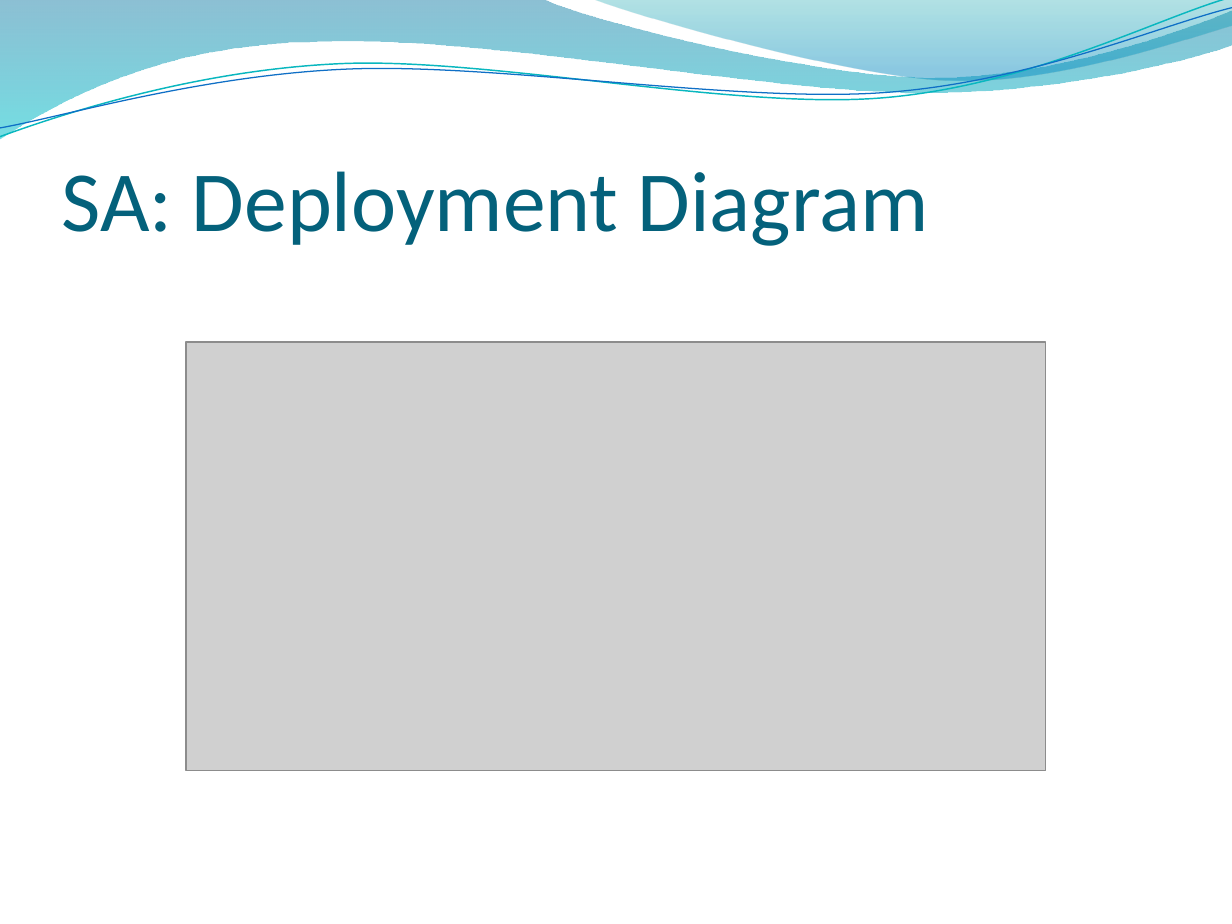
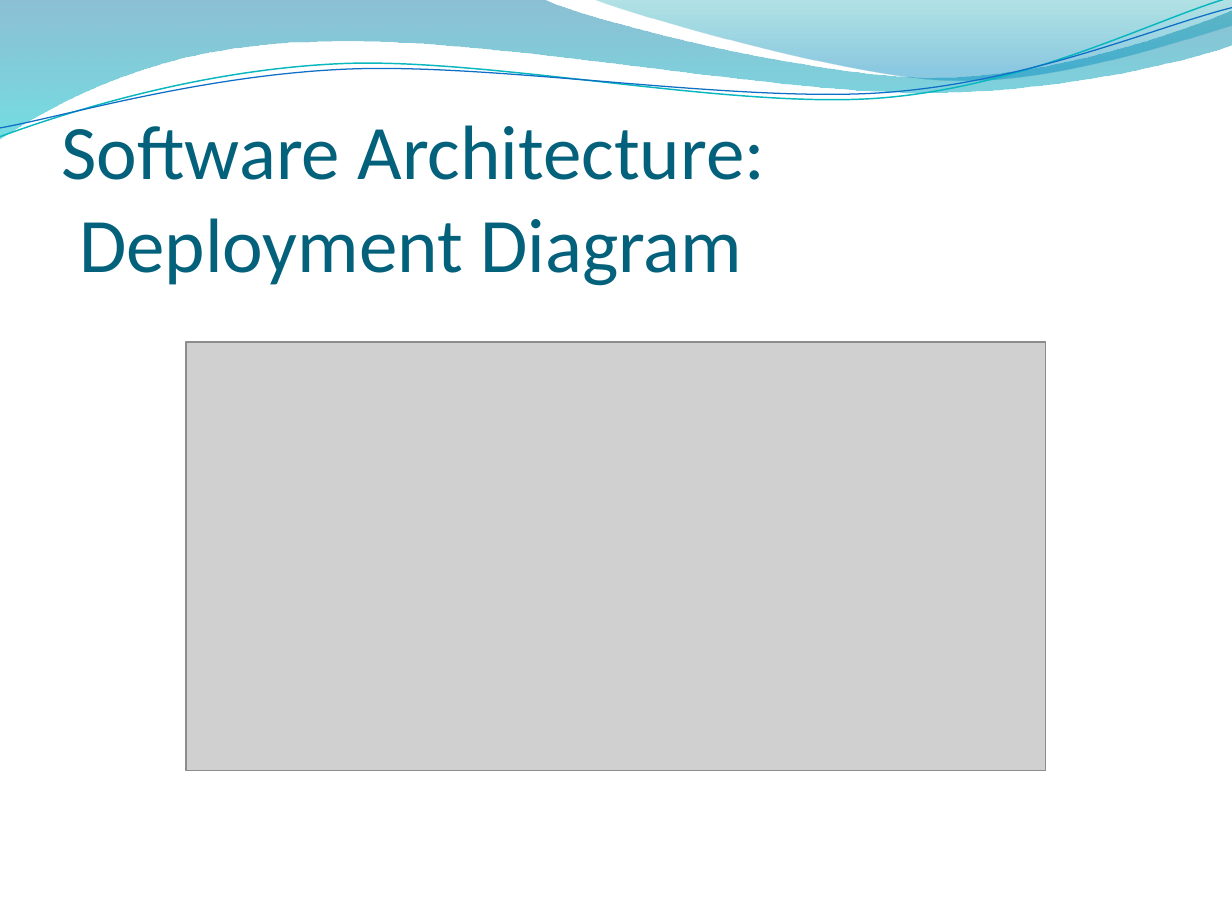
Before and after one commit to ProjPossibility/pp-community-captioner, a slide deck: slide 8 of CC.pptx. Drawn at 1232x924 pixels with LibreOffice and Linux fonts; fonts in the diff are those of the drawing; grey boxes stand for pictures; background and template pictures are left out. Boxes give left, top, right and bottom in pixels: in the first picture for what was removed or moved away, otherwise in the second. Text is boxed around its words. In the diff, an @@ line names an element or a change of style, - is before the commit and + after.

```diff
--- a/CC.pptx
+++ b/CC.pptx
@@ title at (62, 115, 765, 286): text changed; size 50 to 45 pt @@
-SA: Deployment Diagram
+Software Architecture:
+Deployment Diagram
```
Also in this commit, not shown: 9 other slides changed.
